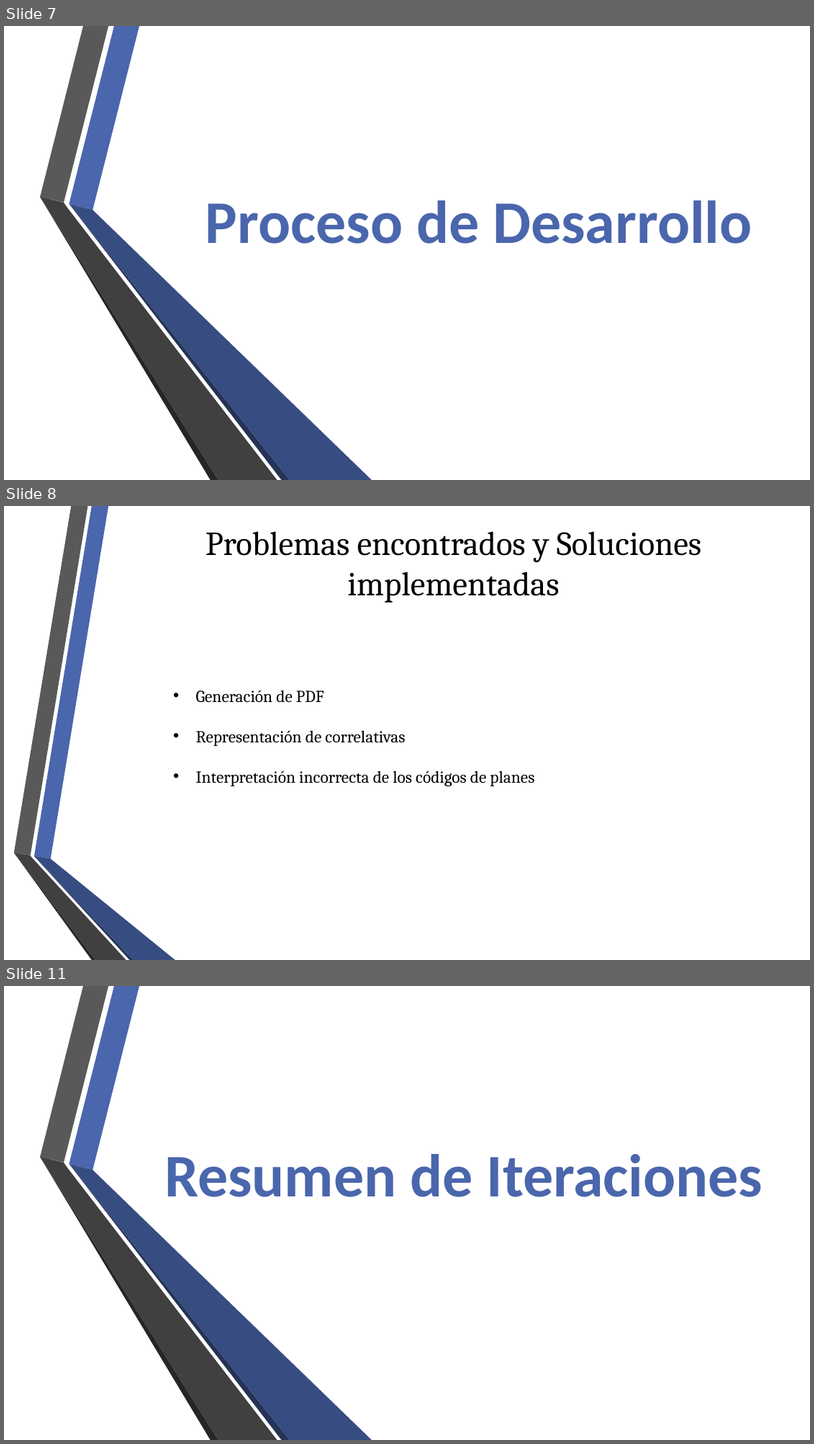
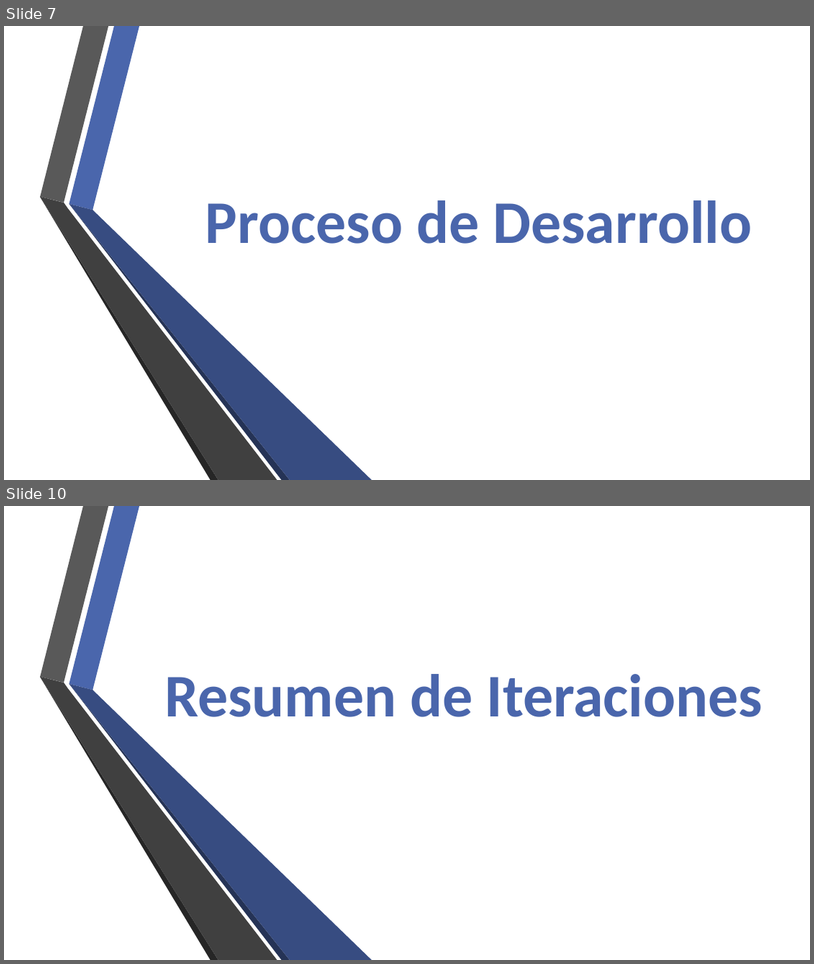
Before and after one commit to fge23/Sistema-VASPA, a slide deck: Presentaciones/Presentación VASPA - Diciembre 2020 - Examen Final/Presentación VASPA - Diciembre 2020 - Examen Final.pptx. Shown one above the other, each under a label of ours: slides 7, 8 and 11 before the commit, slides 7 and 10 after it; the slides between them are not shown. The pictures are 814x1444 and 814x964 pixels, drawn with LibreOffice and Linux fonts; fonts in the diff are those of the drawing; background and template pictures are left out. Boxes give left, top, right and bottom in pixels: in the first picture for what was removed or moved away, otherwise in the second. Text is boxed around its words. In the diff, an @@ line names an element or a change of style, - is before the commit and + after.

```diff
--- a/Presentaciones/Presentación VASPA - Diciembre 2020 - Examen Final/Presentación VASPA - Diciembre 2020 - Examen Final.pptx
+++ b/Presentaciones/Presentación VASPA - Diciembre 2020 - Examen Final/Presentación VASPA - Diciembre 2020 - Examen Final.pptx
@@ slide 8 removed at <box>4,506,810,960</box>, background picture (left out) @@
@@ title removed at <box>206,531,702,602</box> @@
-Problemas encontrados y Soluciones implementadas
@@ text removed at <box>196,690,535,786</box> @@
-• Generación de PDF
-• Representación de correlativas
-• Interpretación incorrecta de los códigos de planes
@@ group removed at <box>13,506,175,960</box>: 6 freeform shapes @@
@@ what was slide 11 is now slide 10 @@
```
Also in this commit, not shown: 8 slides changed.
